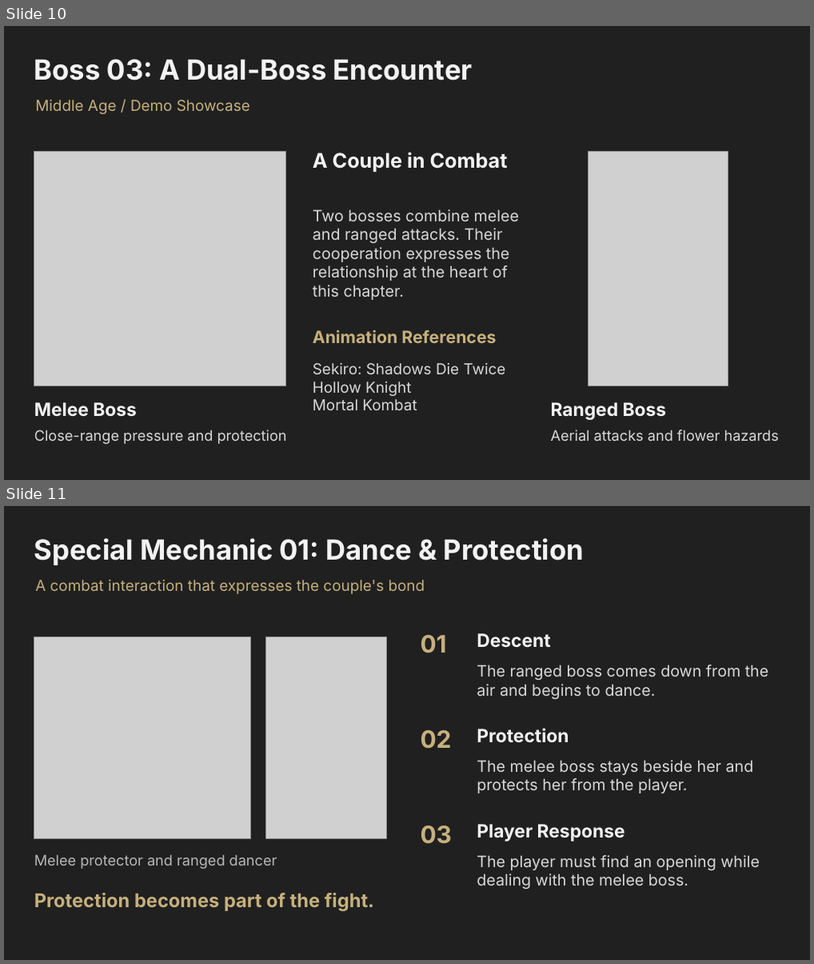
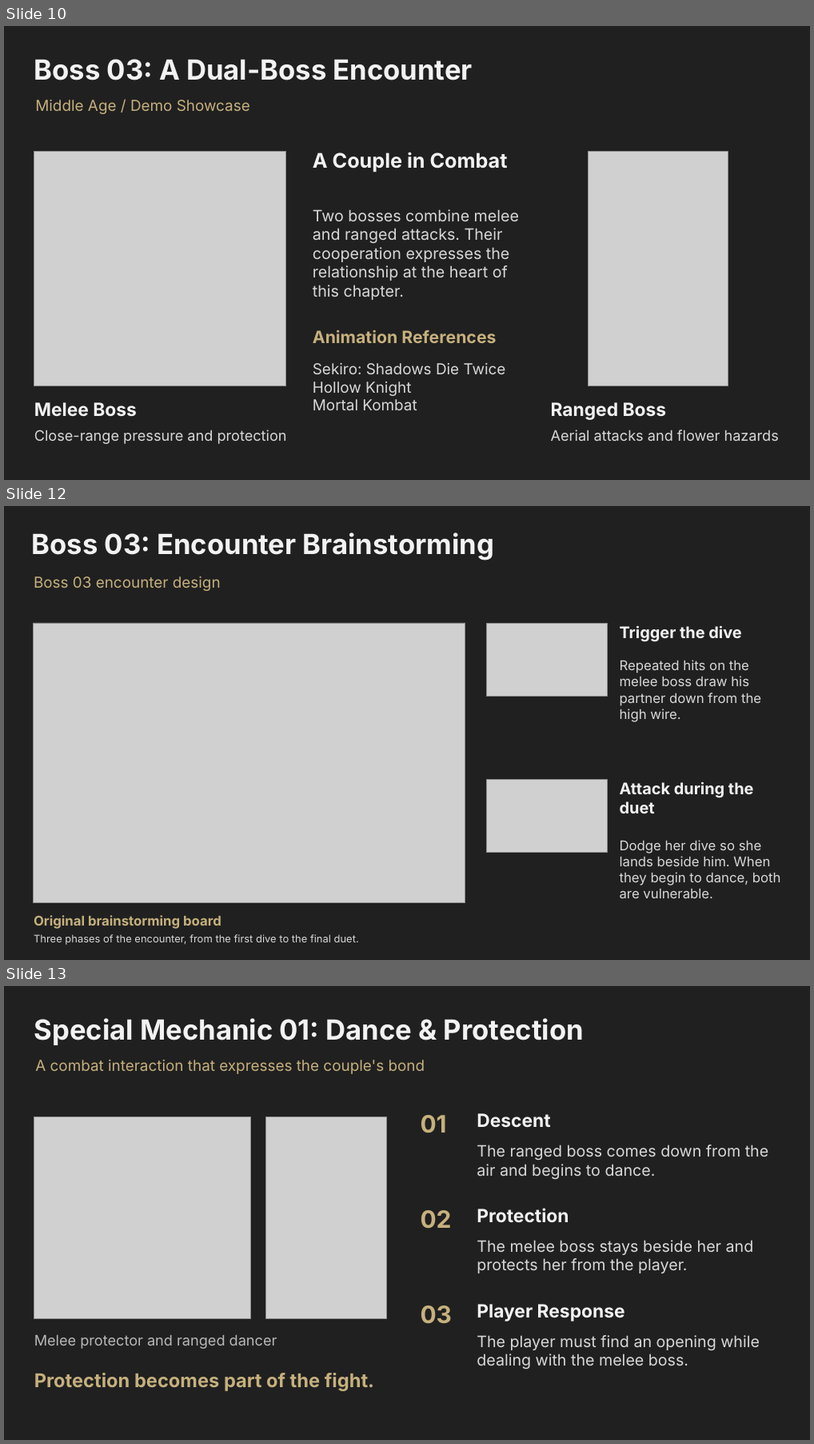
Before and after one commit to 48bin48/game-design-portfolio, a slide deck: forgotten-end/forgotten-end.pptx. Shown one above the other, each under a label of ours: slides 10 and 11 before the commit, slides 10, 12 and 13 after it; the slides between them are not shown. The pictures are 814x964 and 814x1444 pixels, drawn with LibreOffice and Linux fonts; fonts in the diff are those of the drawing; grey boxes stand for pictures. Boxes give left, top, right and bottom in pixels: in the first picture for what was removed or moved away, otherwise in the second. Text is boxed around its words. In the diff, an @@ line names an element or a change of style, - is before the commit and + after.

```diff
--- a/forgotten-end/forgotten-end.pptx
+++ b/forgotten-end/forgotten-end.pptx
@@ slide 12 added at box(4, 506, 810, 960), background #202020 @@
@@ text added at box(32, 532, 494, 560), 33 pt, text #F2F2F2, bold @@
+Boss 03: Encounter Brainstorming
@@ text added at box(34, 576, 221, 591), 18 pt, text #C6B07D @@
+Boss 03 encounter design
@@ picture added at box(33, 623, 466, 902) @@
@@ picture added at box(486, 624, 608, 696) @@
@@ text added at box(620, 625, 742, 642), 19 pt, text #F2F2F2, bold @@
+Trigger the dive
@@ text added at box(620, 660, 762, 722), 16 pt, text #D8D8D8 @@
+Repeated hits on the melee boss draw his partner down from the high wire.
@@ picture added at box(486, 780, 608, 852) @@
@@ text added at box(620, 781, 754, 813), 19 pt, text #F2F2F2, bold @@
+Attack during the duet
@@ text added at box(620, 840, 782, 898), 16 pt, text #D8D8D8 @@
+Dodge her dive so she lands beside him. When they begin to dance, both are vulnerable.
@@ text added at box(34, 915, 222, 928), 16 pt, text #C6B07D, bold @@
+Original brainstorming board
@@ text added at box(34, 934, 359, 944), 12.3 pt, text #D8D8D8 @@
+Three phases of the encounter, from the first dive to the final duet.
@@ what was slide 11 is now slide 13 @@
```
Also in this commit, not shown: 3 slides changed, 1 other slide added.
